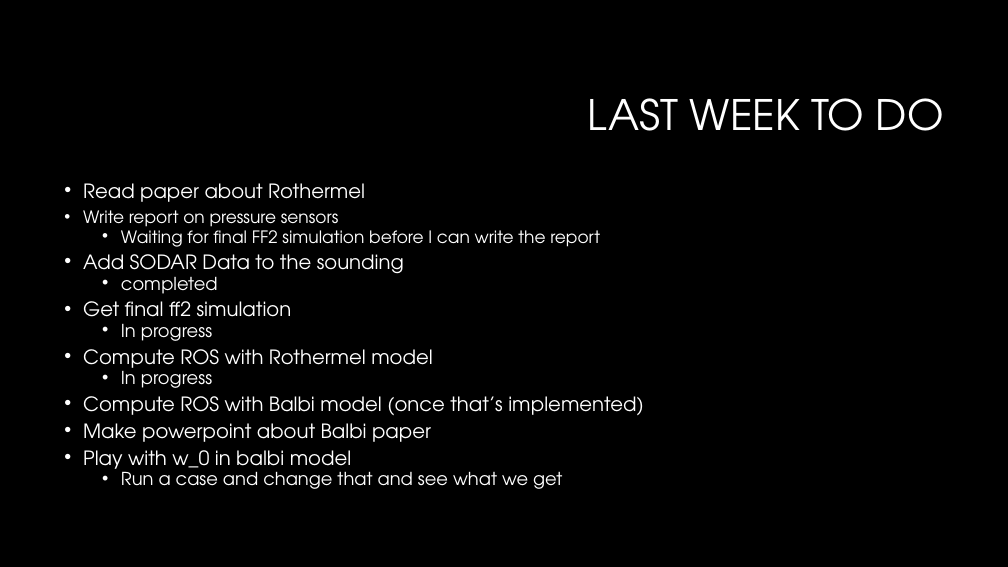
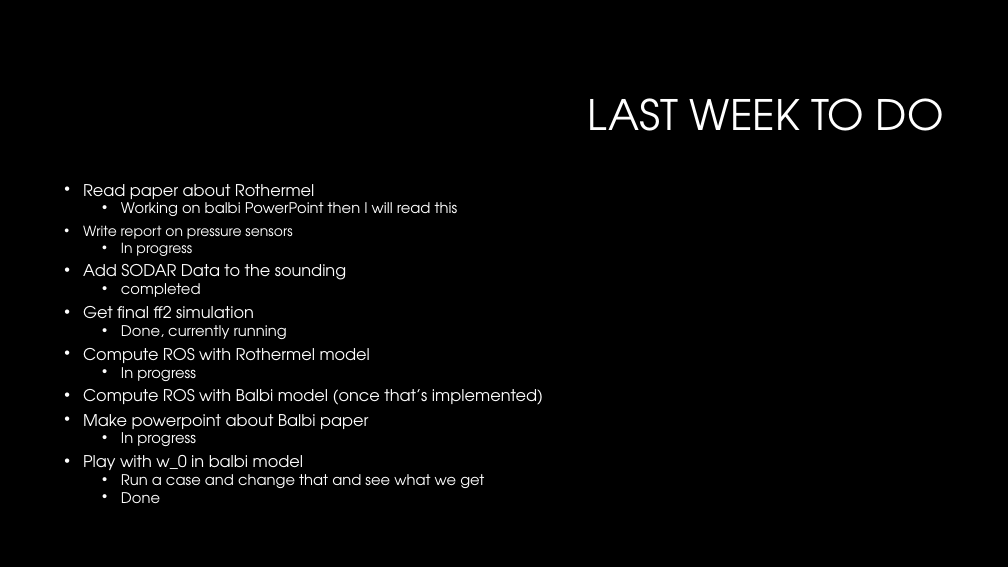
Before and after one commit to Jeremy-Benik/Meeting_Notes, a slide deck: slide 2 of weekly_meetings/09092022_Presentation.pptx. Drawn at 1008x567 pixels with LibreOffice and Linux fonts; fonts in the diff are those of the drawing; background and template pictures are left out. Boxes give left, top, right and bottom in pixels: in the first picture for what was removed or moved away, otherwise in the second. Text is boxed around its words. In the diff, an @@ line names an element or a change of style, - is before the commit and + after.

```diff
--- a/weekly_meetings/09092022_Presentation.pptx
+++ b/weekly_meetings/09092022_Presentation.pptx
@@ text at bbox=[83, 184, 543, 493]: size 18.7 to 15.4 pt in "Read paper about Rothermel", "Add SODAR Data to the sounding", "Get final ff2 simulation", "Compute ROS with Rothermel model" and 3 more places; size 16.1 to 13.3 pt in "Write report on pressure sensors"; size 17 to 14 pt in "completed", "In progress", "Run a case and change that and ..." @@
@@ text at bbox=[121, 198, 458, 216]: paragraph added @@
+  • Working on balbi PowerPoint then I will read this
@@ text at bbox=[121, 238, 192, 256]: text changed; size 16.1 to 13.3 pt @@
-  • Waiting for final FF2 simulation before I can write the report
+  • In progress
@@ text at bbox=[121, 325, 287, 339]: text changed; size 17 to 14 pt @@
-  • In progress
+  • Done, currently running
@@ text at bbox=[121, 428, 196, 446]: paragraph added @@
+  • In progress
@@ text at bbox=[121, 492, 160, 503]: paragraph added @@
+  • Done
```
Also in this commit, not shown: 2 slides added, 1 other file.
